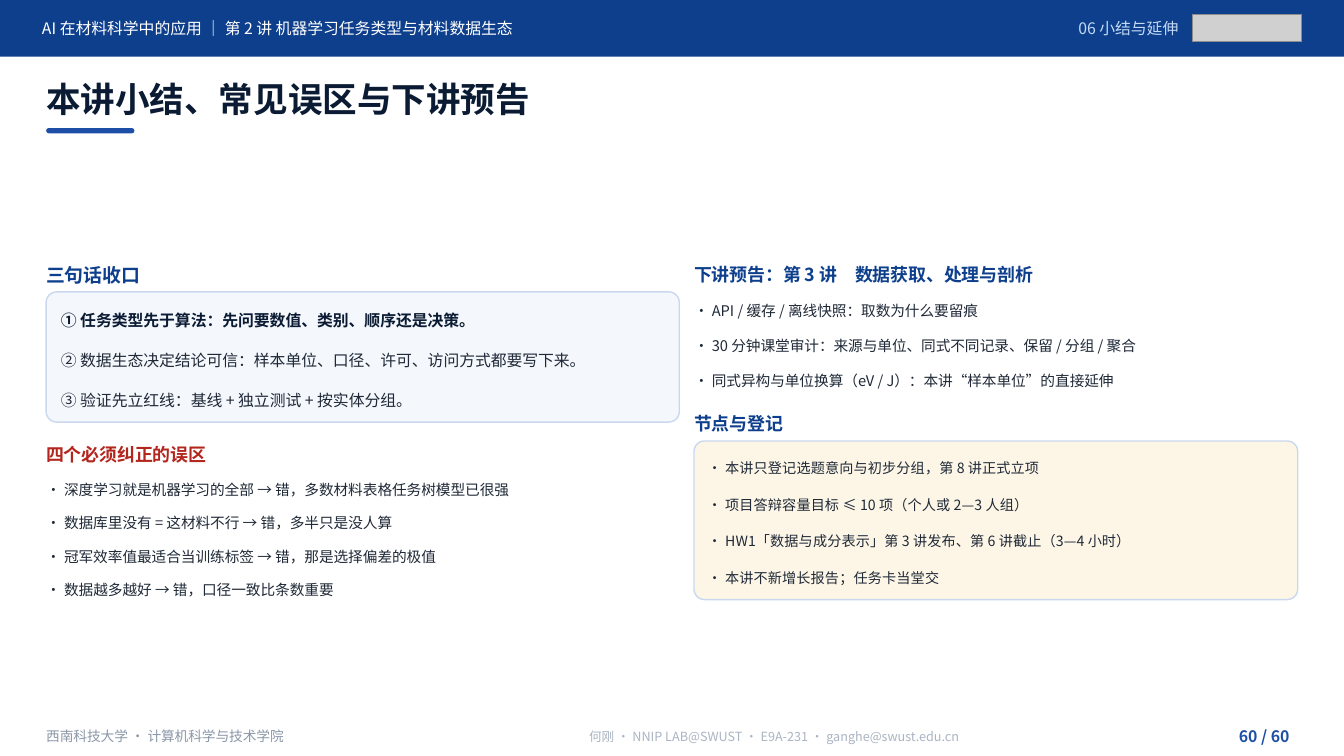
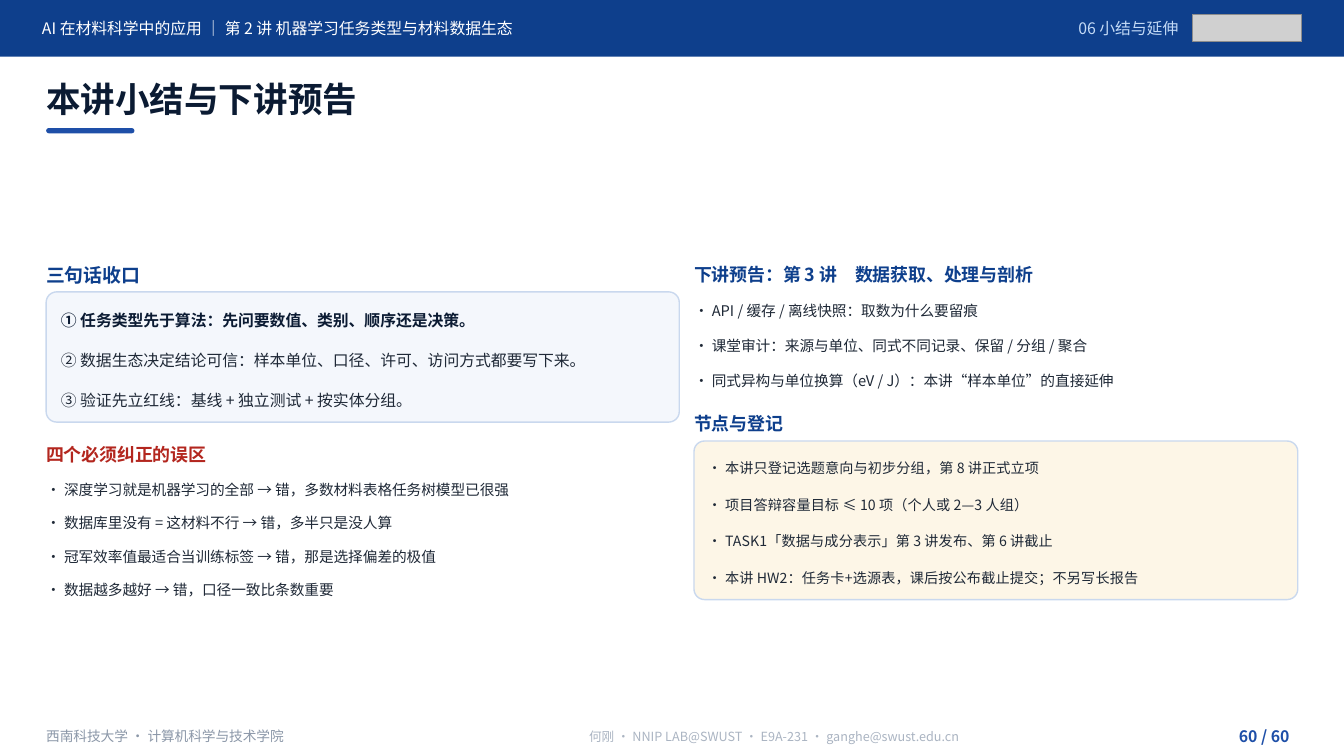
Before and after one commit to cosfrist/Applications-of-Artificial-Intelligence-in-Materials-Science-SWUST, a slide deck: slide 60 of lectures/02-机器学习任务类型与材料数据生态/AI在材料科学中的应用-第2讲 机器学习任务类型与材料数据生态-V5.pptx. Drawn at 1344x756 pixels with LibreOffice and Linux fonts; fonts in the diff are those of the drawing; grey boxes stand for pictures. Boxes give left, top, right and bottom in pixels: in the first picture for what was removed or moved away, otherwise in the second. Text is boxed around its words. In the diff, an @@ line names an element or a change of style, - is before the commit and + after.

Commit message:
课程导论与前三讲课件同步至 2026-11-18 版；作业目录改为 TASK1—TASK4
课程导论（49 页，20,747,990 B，SHA d48d11bc…）
- 备注改为「【角色｜现场讲解】」两段式，全篇去掉逐页「所属时段 / 分钟」；正文相应精简
- P2 导航页改版（去分钟标注、改为「课程导览 / 第 1 讲预览」）
- P41/P46 论文评议改为「十篇选一」；P45 考核改为 30/10/20/40 并新增逐讲 HW；P42 的 HW2 改 TASK2
- 逐页讲义、授课路线、SHA256 清单同步（49 段 = 49 页）

第 1 讲（63 页，5,948,846 B，SHA ffeb46b9…）
- 作业体系改名：HW1—HW4 → TASK1—TASK4，新增逐讲 HW1—HW16
- P58 考核页改为 30/10/20/40；P60 论文评议改十篇选一；P62「HW1 提交凭证」、P63「本讲作业：HW1 记录模板」
- P57 课程地图压缩学时标注；P20 图注 Al 7075 → Al 7A77；P29 去掉「合计 4 学时」
- 备注全篇去时段/分钟；讲义、授课路线、来源索引、课堂记录表、README-V5 同步（63 段 = 63 页）

第 2 讲（60 页，8,774,546 B，SHA 1289d9de…）
- P1 封面改「16 讲 · 32 学时」；P3「课堂产出（HW2）」；P58/P59 标题去时长；P60 引入 TASK1 与「本讲 HW2」
- 配图替换 6 页（P22/P34/P35/P38/P39/P41），图片对象 90 → 91，唯一媒体 31 → 32，
  source_index §6 重建（31 行）；讲义头部 SHA 与索引数字同步（60 段 = 60 页）

作业目录
- `HW1—HW4/` → `TASK1—TASK4/`；模板目录 `HWx_学号_姓名/` → `TASKn_学号_姓名/`
- assignments/README 重写：TASK（30%）+ 逐讲 HW（10%）两块，补各讲 HW 对应成果表与命名变更说明
- 提交规范.md 增补：类型为 TASKn / HWn，逐讲 HW 不套 TASK 模板、无需 run.log

三讲 SHA256 清单复算 6/6、13/13、6/6 一致。

```diff
--- a/lectures/02-机器学习任务类型与材料数据生态/AI在材料科学中的应用-第2讲 机器学习任务类型与材料数据生态-V5.pptx
+++ b/lectures/02-机器学习任务类型与材料数据生态/AI在材料科学中的应用-第2讲 机器学习任务类型与材料数据生态-V5.pptx
@@ text at <box>46,82,357,116</box>: text changed @@
-本讲小结、常见误区与下讲预告
+本讲小结与下讲预告
@@ text at <box>712,338,1087,353</box>: text changed @@
-· 30 分钟课堂审计：来源与单位、同式不同记录、保留 / 分组 / 聚合
+· 课堂审计：来源与单位、同式不同记录、保留 / 分组 / 聚合
@@ text at <box>725,534,1053,548</box>: text changed @@
-· HW1「数据与成分表示」第 3 讲发布、第 6 讲截止（3—4 小时）
+· TASK1「数据与成分表示」第 3 讲发布、第 6 讲截止
@@ text at <box>725,571,1138,585</box>: text changed @@
-· 本讲不新增长报告；任务卡当堂交
+· 本讲 HW2：任务卡+选源表，课后按公布截止提交；不另写长报告
```
Also in this commit, not shown: 11 other slides changed, 24 other files.
